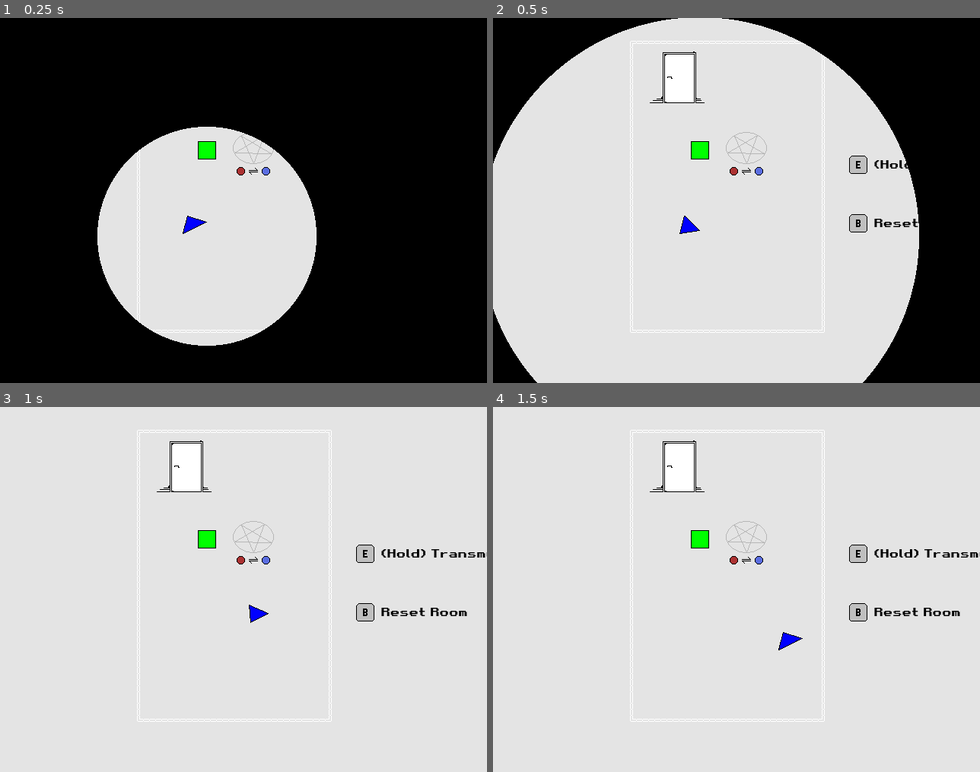
Above: before the commit, frames 1-4 (two rows, left to right).
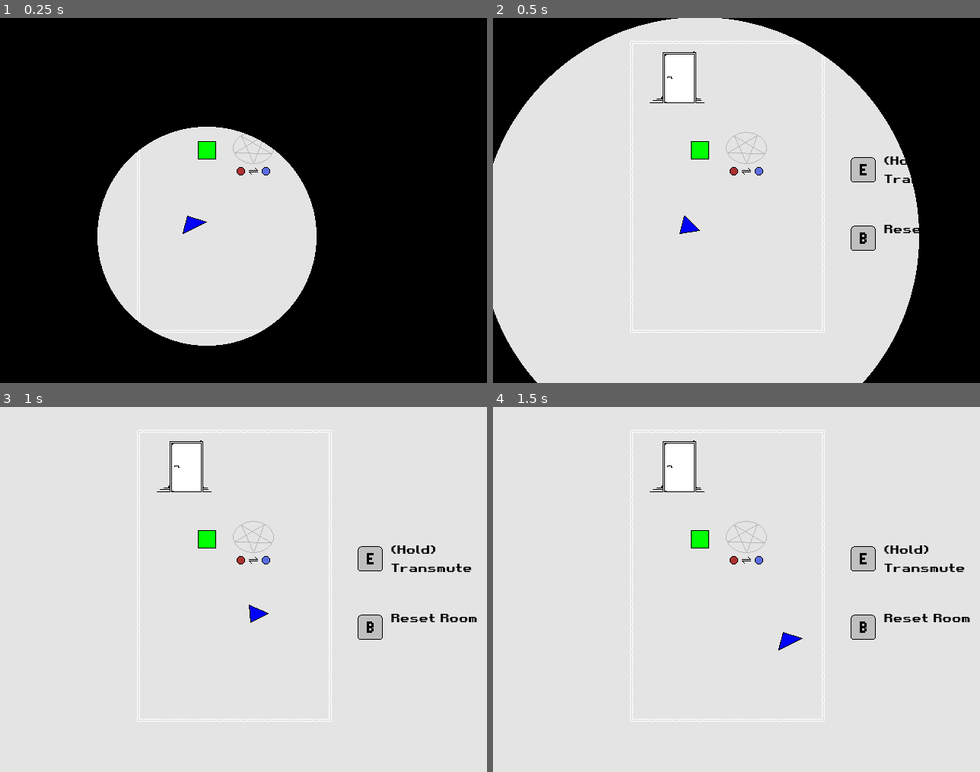
Above: after the commit, the same moments.

Repository: julianhoratschek/shadows_of_the_past
Game: Godot game, scene res://scenes/main.tscn
Same seed, same stepped clock (60 frames per second), same inputs: the game is played once before the commit and once after it. Sound files missing from this copy of the repository are replaced by a short silence.
Inputs:
- Up to frame 1 (0.25 s): no input
- Up to frame 2 (0.5 s): no input
- Up to frame 3 (1 s): hold D (gme_right) from 0.53 s (still down); tap E (gme_interact) at 0.6 s
- Up to frame 4 (1.5 s): release D (gme_right) at 1.28 s; hold S (gme_down) from 1.28 s (still down); tap E (gme_interact) at 1.35 s

Frame 1 is identical in both runs. In frame 2, 1.1% of the frame differs, in the area x 73-88%, y 37-64%; in frame 3, 1.6%, in the area x 73-100%, y 37-64%; in frame 4, 1.6%.

Commit message:
somewhat ready

Diff:
--- a/prefabs/transmutable_object.tscn
+++ b/prefabs/transmutable_object.tscn
@@ -2,8 +2,7 @@
 
 [ext_resource type="Script" path="res://prefabs/transmutable_object.gd" id="1_xq4sq"]
 
-[sub_resource type="RectangleShape2D" id="RectangleShape2D_r1l3r"]
-size = Vector2(30, 30)
+[sub_resource type="RectangleShape2D" id="RectangleShape2D_cmjfi"]
 
 [node name="TransmutableObject" type="RigidBody2D"]
 gravity_scale = 0.0
@@ -12,4 +11,4 @@
 script = ExtResource("1_xq4sq")
 
 [node name="CollisionShape2D" type="CollisionShape2D" parent="."]
-shape = SubResource("RectangleShape2D_r1l3r")
+shape = SubResource("RectangleShape2D_cmjfi")
--- a/scenes/main.gd
+++ b/scenes/main.gd
@@ -7,6 +7,13 @@
 	FADE_OUT = -1,
 	FADE_IN = 1
 }
+
+var _background_music_accents := [
+	preload("res://assets/music/shadows_of_the_past_music_02_01.wav"),
+	preload("res://assets/music/shadows_of_the_past_music_02_02.wav"),
+	preload("res://assets/music/shadows_of_the_past_music_02_03.wav"),
+	preload("res://assets/music/shadows_of_the_past_music_02_04.wav"),
+	preload("res://assets/music/shadows_of_the_past_music_02_05.wav")]
 
 ## Current direction of the transition
 var _transition_direction := TransitionDirection.NONE
@@ -140,3 +147,13 @@
 func _on_player_winning():
 	_to_winning_scene = true
 	scene_fade_out("res://scenes/winning_scene.tscn")
+
+
+func _on_background_music_finished():
+	$BackgroundMusic.play()
+
+func _play_background_accent():
+	$BackgroundMusicAccents.stream = _background_music_accents.pick_random()
+	$BackgroundMusicAccents.play()
+	await $BackgroundMusicAccents.finished
+	$BackgroundAccentsTimer.start(randf_range(7.5, 15.7))
--- a/scenes/main.tscn
+++ b/scenes/main.tscn
@@ -1,9 +1,10 @@
-[gd_scene load_steps=6 format=3 uid="uid://c2fsbfo5hofqj"]
+[gd_scene load_steps=7 format=3 uid="uid://c2fsbfo5hofqj"]
 
 [ext_resource type="Shader" path="res://scenes/scene_transition.gdshader" id="1_d738x"]
 [ext_resource type="Script" path="res://scenes/main.gd" id="1_o2dvt"]
 [ext_resource type="PackedScene" uid="uid://chq6iwrtlbxhr" path="res://scenes/shape_change_scene.tscn" id="2_hlw80"]
 [ext_resource type="PackedScene" uid="uid://ddahx1aw7leij" path="res://prefabs/transmutable_properties.tscn" id="4_thkuk"]
+[ext_resource type="AudioStream" uid="uid://dogmw15rpa05a" path="res://assets/music/shadows_of_the_past_music_01_01.wav" id="5_r3wok"]
 
 [sub_resource type="ShaderMaterial" id="ShaderMaterial_vkn8k"]
 shader = ExtResource("1_d738x")
@@ -29,3 +30,18 @@
 [node name="ResetProperties" parent="." instance=ExtResource("4_thkuk")]
 visible = false
 position = Vector2(-378, 13)
+
+[node name="BackgroundMusic" type="AudioStreamPlayer" parent="."]
+stream = ExtResource("5_r3wok")
+autoplay = true
+
+[node name="BackgroundMusicAccents" type="AudioStreamPlayer" parent="."]
+volume_db = -3.586
+
+[node name="BackgroundAccentsTimer" type="Timer" parent="."]
+wait_time = 2.0
+one_shot = true
+autostart = true
+
+[connection signal="finished" from="BackgroundMusic" to="." method="_on_background_music_finished"]
+[connection signal="timeout" from="BackgroundAccentsTimer" to="." method="_play_background_accent"]
--- a/scenes/winning_scene.gd
+++ b/scenes/winning_scene.gd
@@ -118,7 +118,8 @@
 			LabelState.Printing:
 
 				# Speed up text
-				_print_timer = 0.04
+				# _print_timer = 0.04
+				pass
 
 			# When we are currently waiting
 			LabelState.Waiting:
@@ -130,11 +131,12 @@
 
 				# Set current state
 				_state = LabelState.Printing
+				_print_counter = 0.0
 
 			LabelState.Done:
 				# TODO to main menu?
 				pass
 
 	# If we release a key during printing, reset text speed to normal
-	elif event.is_released() and _state == LabelState.Printing:
-		_print_timer = PrintTime
+	# elif event.is_released() and _state == LabelState.Printing:
+	# 	_print_timer = PrintTime
--- a/ui/button_display.tscn
+++ b/ui/button_display.tscn
@@ -31,10 +31,12 @@
 [node name="TextureRect" type="TextureRect" parent="ButtonDisplay"]
 layout_mode = 2
 texture = SubResource("AtlasTexture_a5yj7")
+expand_mode = 3
 
 [node name="Label" type="Label" parent="ButtonDisplay"]
 layout_mode = 2
-text = "(Hold) Transmute"
+text = "(Hold)
+Transmute"
 
 [node name="ButtonDisplay2" type="HBoxContainer" parent="."]
 layout_mode = 2
@@ -43,8 +45,10 @@
 [node name="TextureRect" type="TextureRect" parent="ButtonDisplay2"]
 layout_mode = 2
 texture = SubResource("AtlasTexture_6cyyg")
+expand_mode = 3
 
 [node name="Label" type="Label" parent="ButtonDisplay2"]
 layout_mode = 2
 text = "Reset Room
+
 "
Binary file added: assets/sprites/art/icon.aseprite
Binary file added: icon.png
Not shown, added: assets/music/shadows_of_the_past_music_01_01.wav
Not shown, added: assets/music/shadows_of_the_past_music_02_01.wav
Not shown, added: assets/music/shadows_of_the_past_music_02_02.wav
Not shown, added: assets/music/shadows_of_the_past_music_02_03.wav
Not shown, added: assets/music/shadows_of_the_past_music_02_04.wav
Not shown, added: assets/music/shadows_of_the_past_music_02_05.wav
